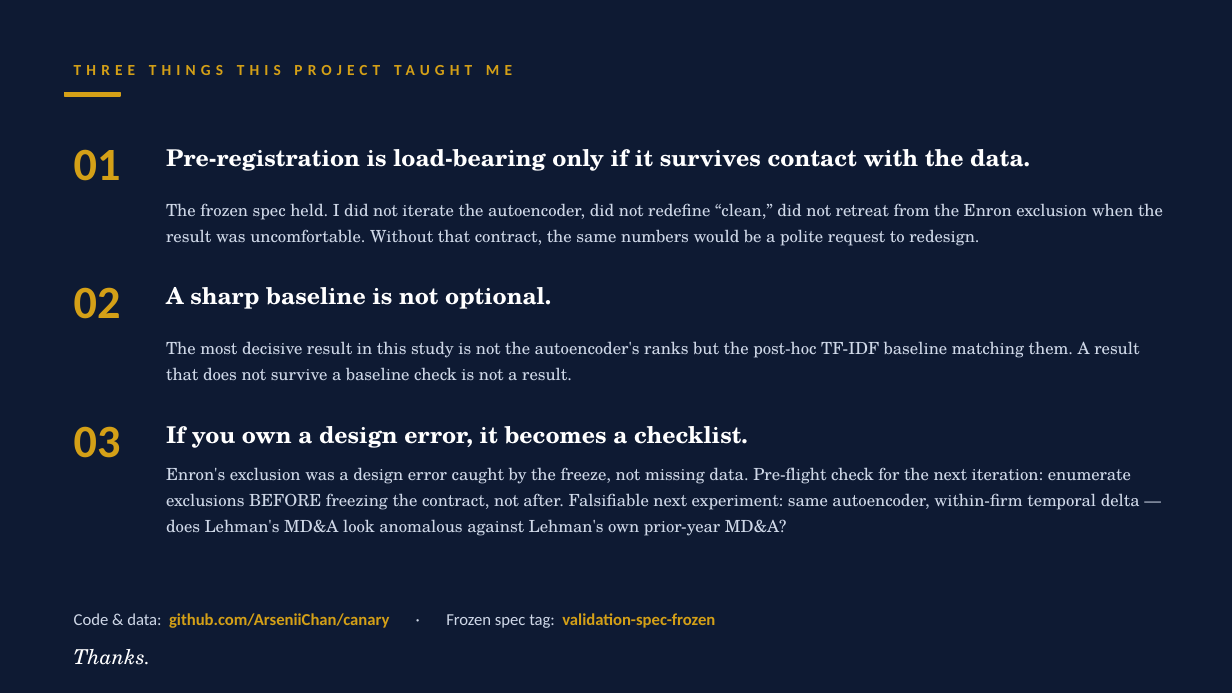
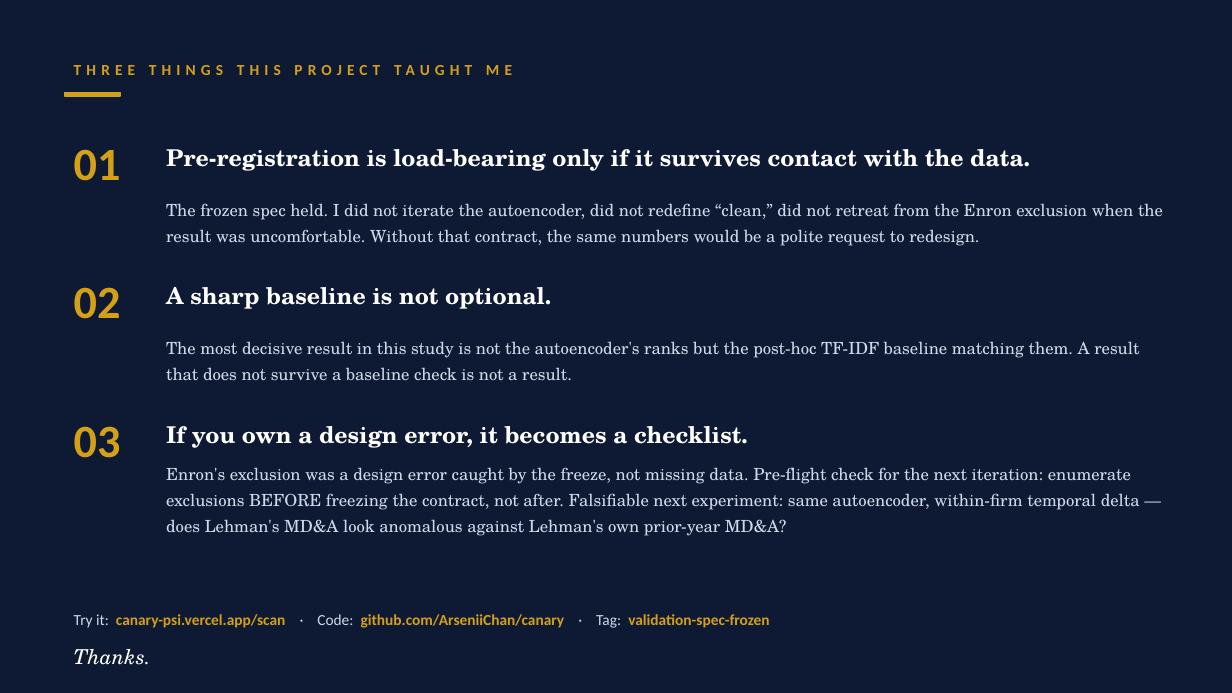
Before and after one commit to ArseniiChan/canary, a slide deck: slide 7 of reports/canary_deck.pptx. Drawn at 1232x693 pixels with LibreOffice and Linux fonts; fonts in the diff are those of the drawing. Boxes give left, top, right and bottom in pixels: in the first picture for what was removed or moved away, otherwise in the second. Text is boxed around its words. In the diff, an @@ line names an element or a change of style, - is before the commit and + after.

Commit message:
Live URL on slide 1 + slide 7 + README headline
Vercel deployment confirmed live at https://canary-psi.vercel.app —
all 6 dashboard routes return 200, including /scan which makes a real
call to the Modal endpoint and returns the per-cohort breakdown end
to end.

Slide 1 footer: 'Live demo: canary-psi.vercel.app · Code: github.com/...'
Slide 7 footer: 'Try it: canary-psi.vercel.app/scan · Code: ... · Tag: ...'
README first line: live demo + scan + Modal endpoint URLs surfaced.

The audience on May 7 can now open the deck PDF, see the URL, type it
into a phone, and try a live scan against the same models the report
talks about.

```diff
--- a/reports/canary_deck.pptx
+++ b/reports/canary_deck.pptx
@@ text at <box>74,614,769,628</box>: text changed; size 13 to 12 pt @@
-Code & data: github.com/ArseniiChan/canary · Frozen spec tag: validation-spec-frozen
+Try it: canary-psi.vercel.app/scan · Code: github.com/ArseniiChan/canary · Tag: validation-spec-frozen
```
Also in this commit, not shown: 1 other slide changed, 3 other files.
